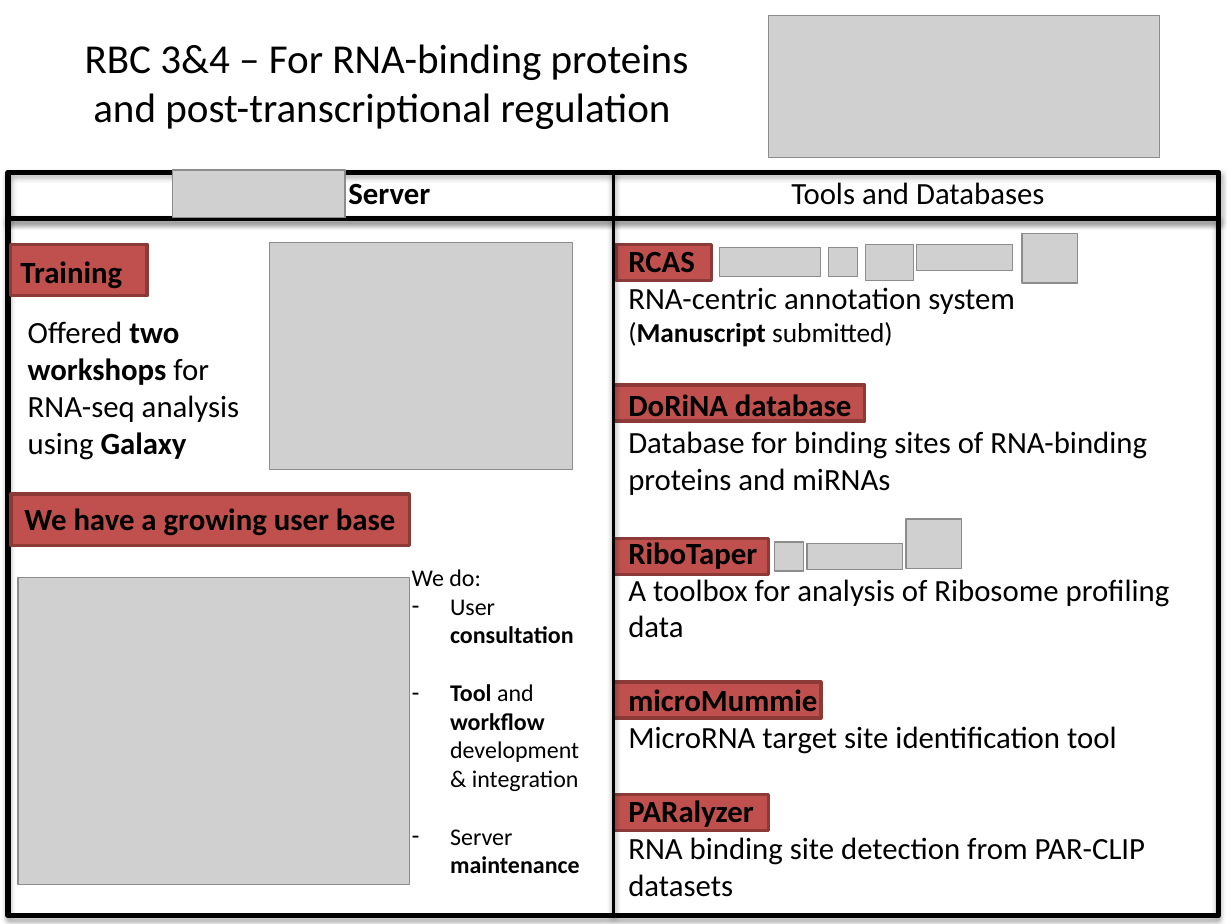
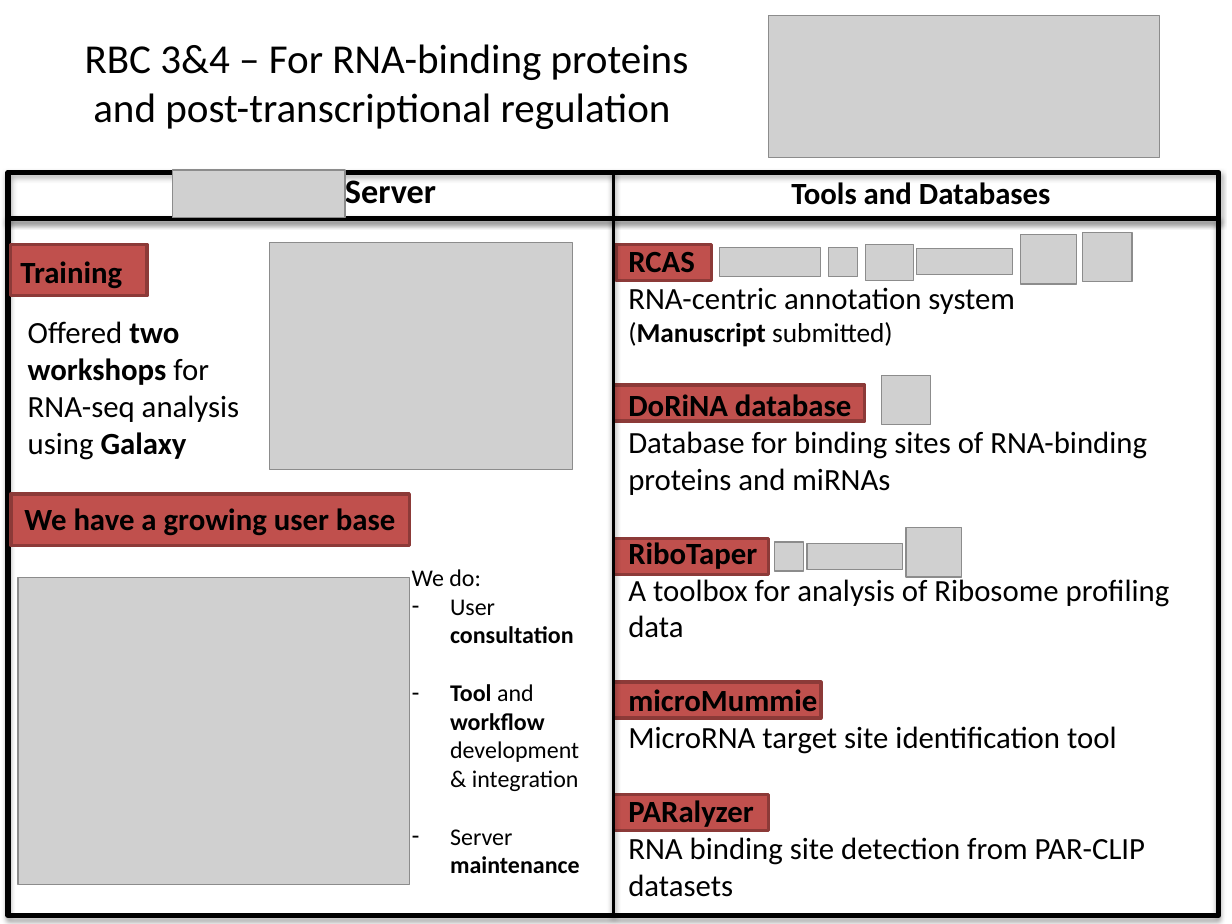
Before and after one commit to bgruening/rbc_docs, a slide deck: slide 1 of rbc_bimsb/sab-berlin-2016/slide_for_Rolfs_talk.pptx. Drawn at 1232x924 pixels with LibreOffice and Linux fonts; fonts in the diff are those of the drawing; grey boxes stand for pictures. Boxes give left, top, right and bottom in pixels: in the first picture for what was removed or moved away, otherwise in the second. Text is boxed around its words. In the diff, an @@ line names an element or a change of style, - is before the commit and + after.

```diff
--- a/rbc_bimsb/sab-berlin-2016/slide_for_Rolfs_talk.pptx
+++ b/rbc_bimsb/sab-berlin-2016/slide_for_Rolfs_talk.pptx
@@ text "Galaxy Server" at [101, 432, 512, 845]: size 18 to 20 pt in "Server" @@
@@ text "Tools and Databases" at [791, 182, 1051, 205]: bold on @@
@@ picture added at [1083, 232, 1132, 281] @@
@@ picture: place and size @@
-picture at [917, 244, 1013, 270]
+picture at [917, 248, 1013, 274]
@@ picture added at [881, 376, 930, 425] @@
@@ picture: place and size @@
-picture at [906, 519, 961, 568]
+picture at [906, 527, 961, 577]
```
Also in this commit, not shown: 1 other file.
